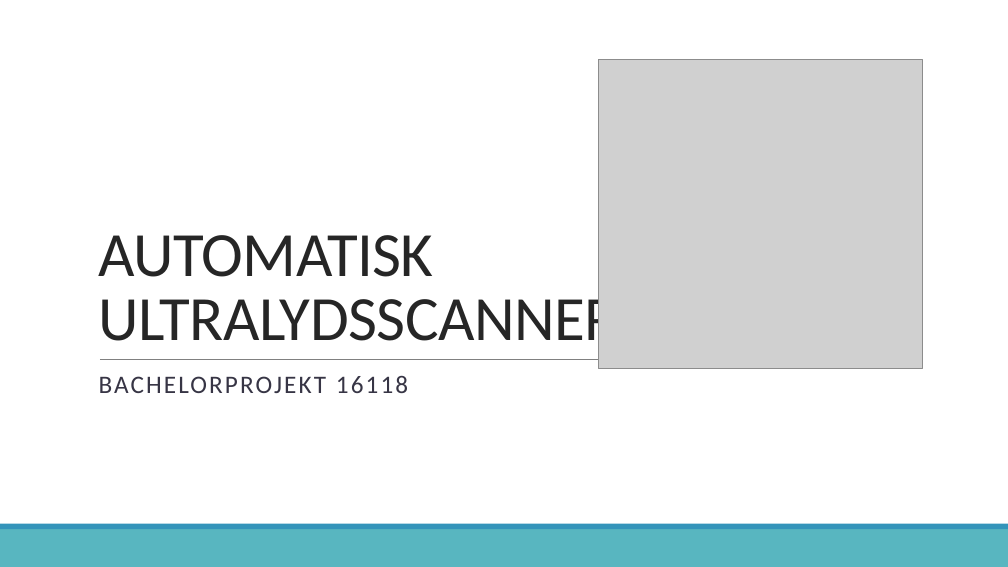
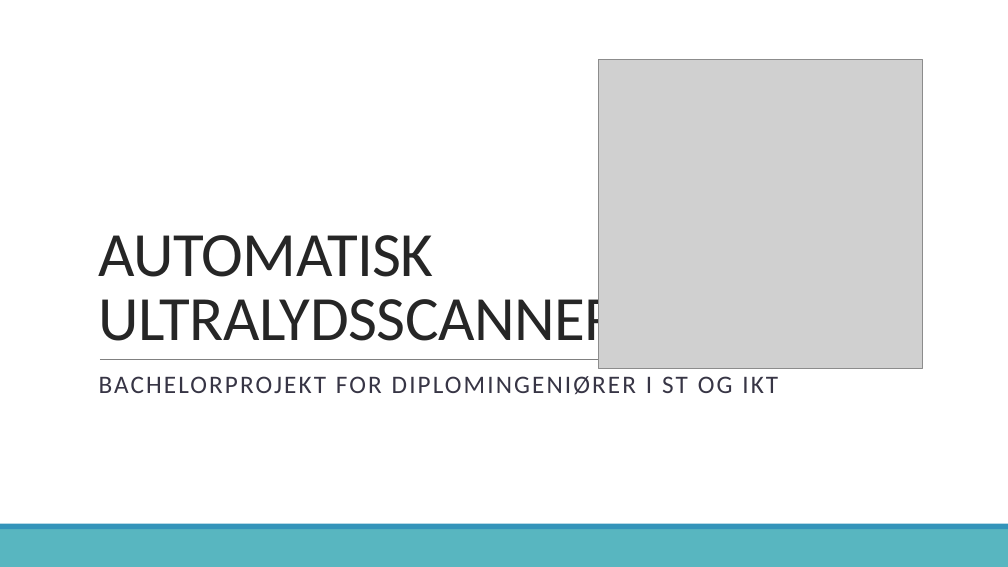
Before and after one commit to zeroregard/Automatic-Sonography, a slide deck: slide 1 of Præsentation_Eksamen.pptx. Drawn at 1008x567 pixels with LibreOffice and Linux fonts; fonts in the diff are those of the drawing; grey boxes stand for pictures. Boxes give left, top, right and bottom in pixels: in the first picture for what was removed or moved away, otherwise in the second. Text is boxed around its words. In the diff, an @@ line names an element or a change of style, - is before the commit and + after.

```diff
--- a/Præsentation_Eksamen.pptx
+++ b/Præsentation_Eksamen.pptx
@@ subtitle at box(99, 376, 778, 395): text changed @@
-BACHELORPROJEKT 16118
+BACHELORPROJEKT FOR DIPLOMINGENIØRER I ST OG IKT
```
Also in this commit, not shown: 2 other slides changed.
